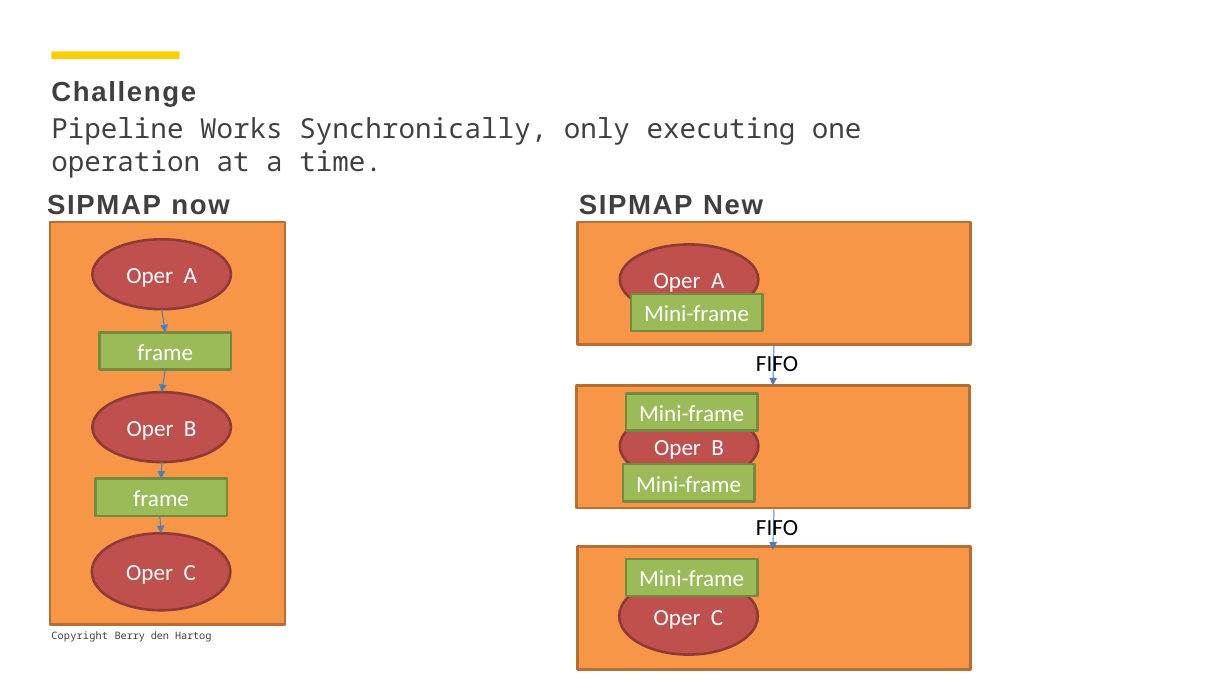
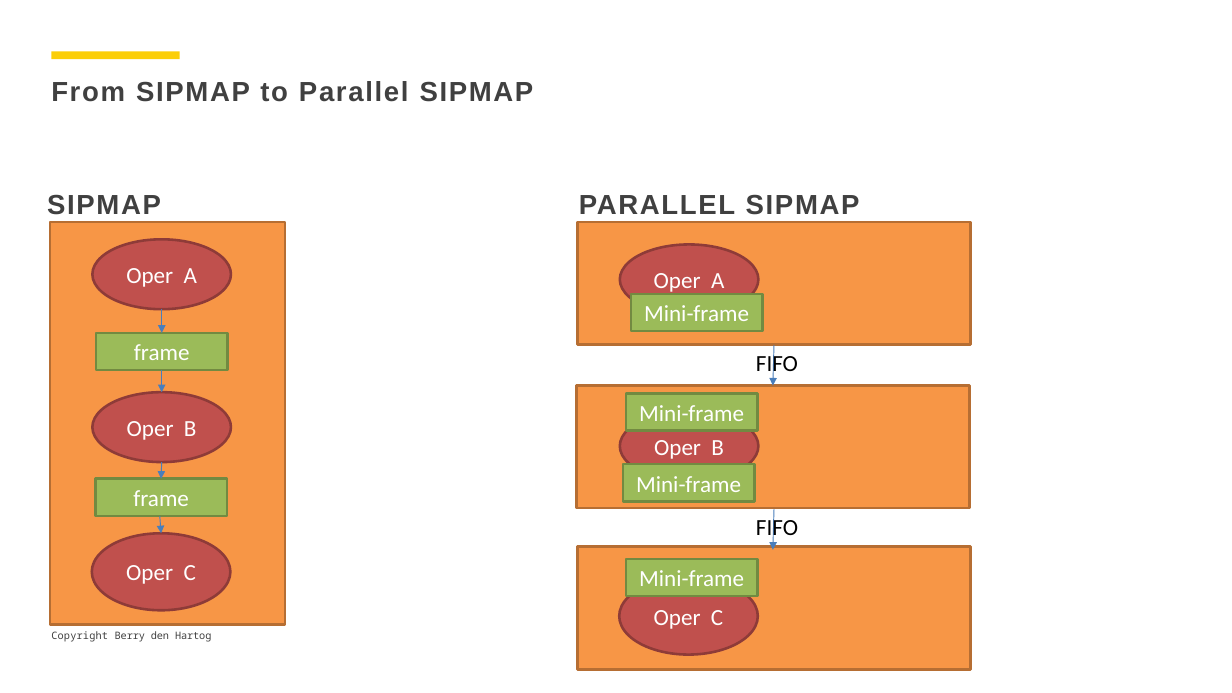
Before and after one commit to berrydenhartog/SIPMAP, a slide deck: slide 5 of shell.pptx (slide 4 before the commit). Drawn at 1232x693 pixels with LibreOffice and Linux fonts; fonts in the diff are those of the drawing. Boxes give left, top, right and bottom in pixels: in the first picture for what was removed or moved away, otherwise in the second. Text is boxed around its words. In the diff, an @@ line names an element or a change of style, - is before the commit and + after.

```diff
--- a/shell.pptx
+++ b/shell.pptx
@@ text at <box>51,81,534,102</box>: text changed; font Noto Sans Mono to Arial; bold on @@
-Challenge
-Pipeline Works Synchronically, only executing one operation at a time.
+From SIPMAP to Parallel SIPMAP
@@ text at <box>47,194,161,215</box>: text changed @@
-SIPMAP now
+SIPMAP
@@ text at <box>579,194,860,215</box>: text changed @@
-SIPMAP New
+PARALLEL SIPMAP
@@ arrow moved from (162, 310) - (165, 333) to (162, 310) - (162, 333) @@
@@ rectangle "frame": place and size @@
-rectangle "frame" at <box>100,333,231,370</box>
+rectangle "frame" at <box>96,333,227,370</box>
@@ arrow moved from (165, 370) - (162, 392) to (162, 371) - (162, 392) @@
```
Also in this commit, not shown: 7 other slides changed, 7 slides added, 4 other files.
